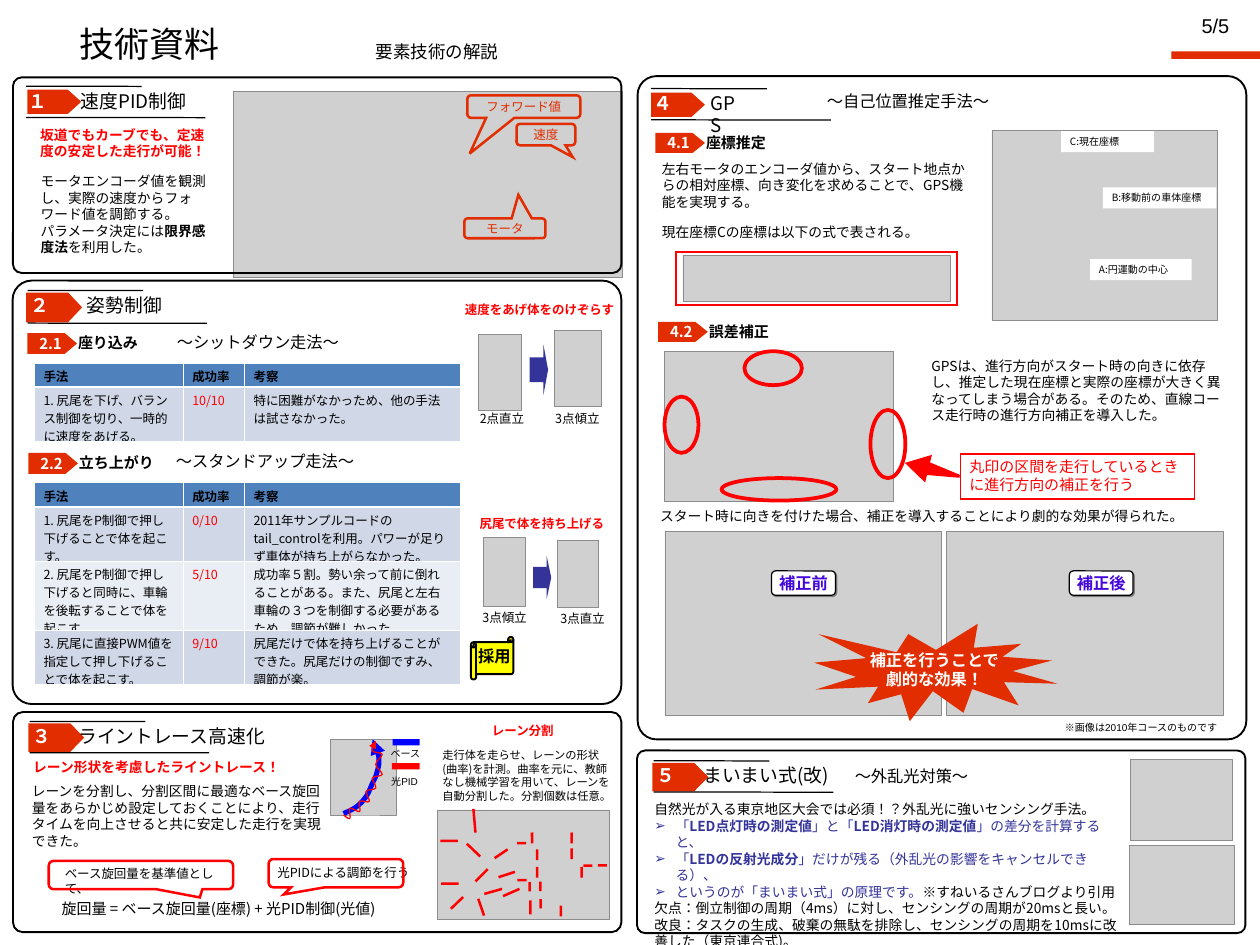
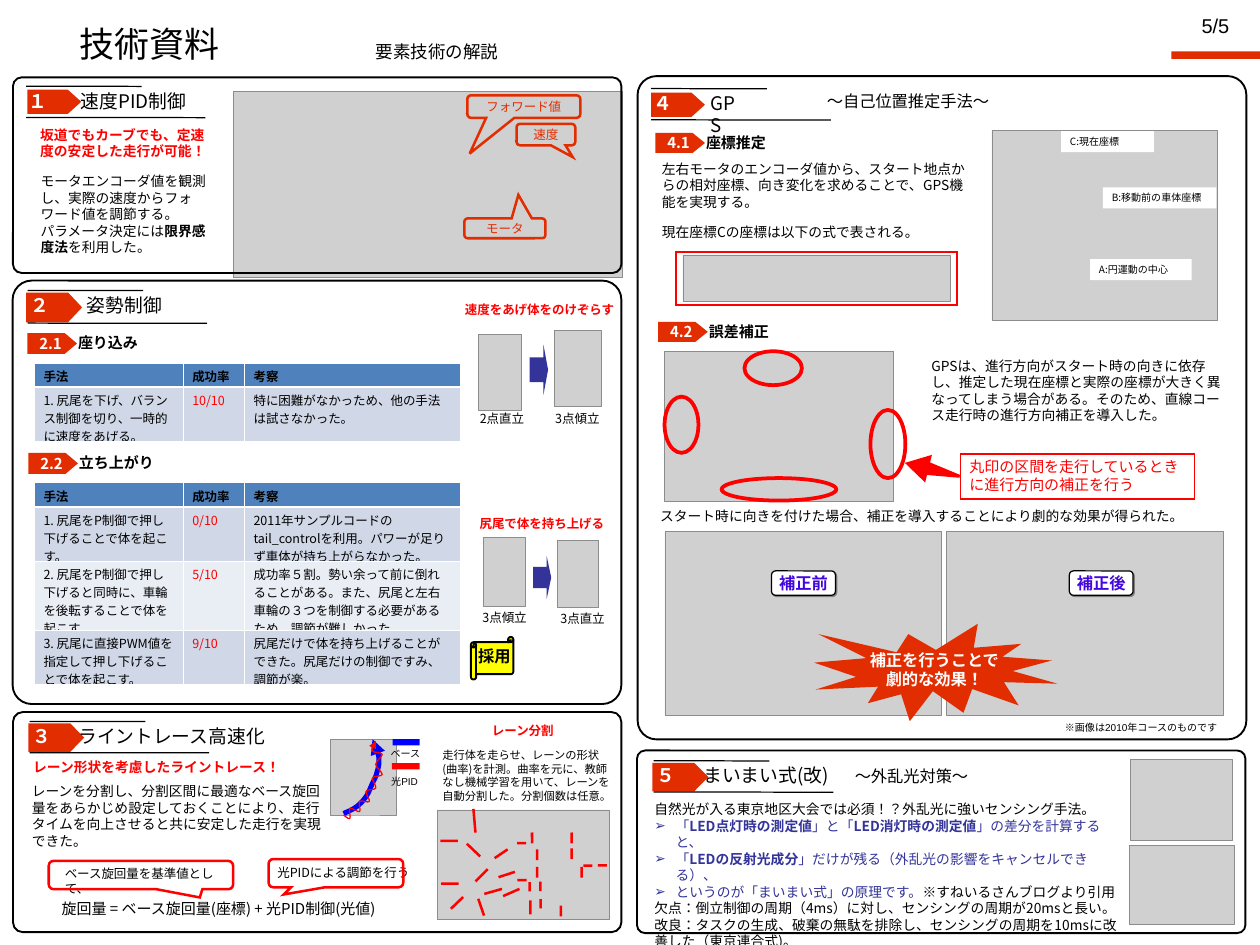
Before and after one commit to jrits/model2011, a slide deck: slide 1 of 222_hamarobo_model_5.ppt. Drawn at 1260x945 pixels with LibreOffice and Linux fonts; fonts in the diff are those of the drawing; grey boxes stand for pictures; background and template pictures are left out. Boxes give left, top, right and bottom in pixels: in the first picture for what was removed or moved away, otherwise in the second. Text is boxed around its words. In the diff, an @@ line names an element or a change of style, - is before the commit and + after.

```diff
--- a/222_hamarobo_model_5.ppt
+++ b/222_hamarobo_model_5.ppt
@@ text removed at [177, 334, 339, 349] @@
-～シットダウン走法～
@@ text removed at [176, 453, 354, 468] @@
-～スタンドアップ走法～
```
Also in this commit, not shown: 2 other files.
